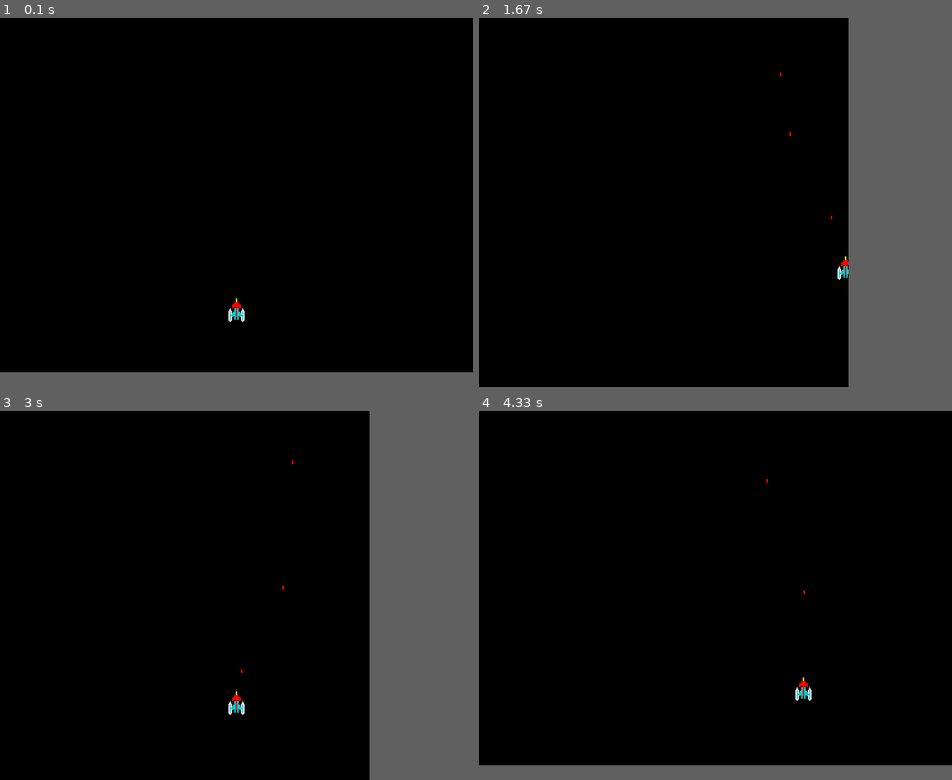
Above: before the commit, frames 1-4 (two rows, left to right).
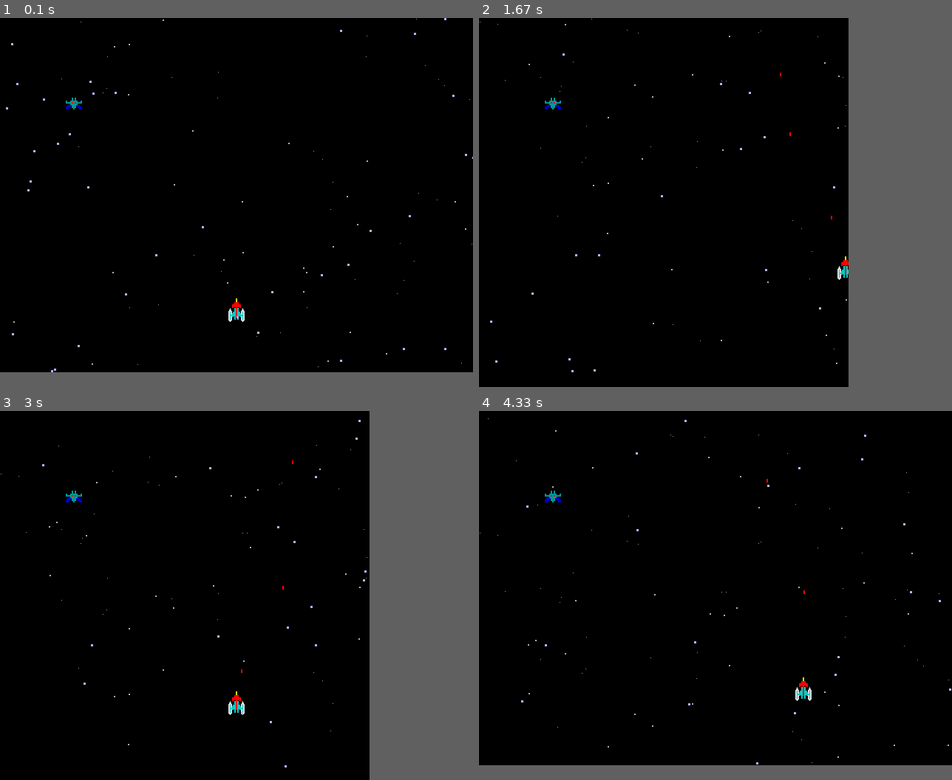
Above: after the commit, the same moments.

Repository: mefisher95/EncirlceFall2021-pygame-project
Game: pygame game, started from src/main.py
The game is run twice, just before and just after one commit, with the same random seed, the same clock (stepped at 60 frames per second) and the same inputs.
Inputs:
- Up to frame 1 (0.1 s): no input
- Up to frame 2 (1.67 s): hold D 0.33-0.8 s; hold W 0.83-1.13 s; tap Space at 0.9, 1.23, 1.53 s; tap Shift at 0.98 s; hold D 1.17-1.63 s
- Up to frame 3 (3 s): hold A 1.67-2.2 s; tap Space at 1.73, 2.03, 2.3, 2.63, 2.93 s; hold S 2.23-2.53 s; tap Shift at 2.38 s; hold A 2.57-2.97 s
- Up to frame 4 (4.33 s): hold W 3-3.37 s; tap Space at 3.07, 3.47, 3.77, 4.13 s; hold D 3.4-4.03 s; tap Shift at 3.55 s; hold S from 4.07 s (still down); tap Right Shift at 4.22 s

The runs differ from the first frame. In frame 1, 0.2% of the frame differs, in the area x 1-100%, y 0-96%; in frame 2, 0.1%; in frame 3, 0.2%; in frame 4, 0.2%.

Commit message:
pushing old changes

Diff:
--- /dev/null
+++ b/src/AlienBaseObject.py
@@ -0,0 +1,15 @@
+from BaseObject import BaseObject
+from Surface import Surface
+
+class AlienBaseObject(BaseObject):
+    def __init__(self, surface: Surface, x: float, y: float) -> None:
+        super().__init__(surface, x, y)
+
+        self.image = None
+        self.rect = None
+        self.speed = 0
+        self.alive = False
+
+    def move(self): pass
+    def attack(self): pass
+    def draw(self): pass
--- /dev/null
+++ b/src/AquaAlien.py
@@ -0,0 +1,23 @@
+from AlienBaseObject import AlienBaseObject
+from Surface import Surface
+import pygame
+
+
+class AquaAlien(AlienBaseObject):
+    def __init__(self, surface: Surface, x: float, y: float) -> None:
+        super().__init__(surface, x, y)
+
+        self.image = pygame.image.load('./../images/GalaxianAquaAlien.gif')
+        self.rect = self.image.get_rect()
+        self.rect.x = x - self.rect.w / 2
+        self.rect.y = y
+        self.x = self.rect.x
+
+        self.speed = 2.14
+
+    def draw(self):
+        self.surface.surface().blit(self.image, self.rect)
+
+    def attack(self): pass
+
+    def move(self): pass
--- a/src/Player.py
+++ b/src/Player.py
@@ -27,6 +27,32 @@
         return Laser(self.surface, laser_x, laser_y)
 
 
+    def down_y(self):
+        if self.rect.y + self.rect.h >= height - 50:
+            self.y = height - self.rect.h - 50
+        else:
+            self.y += self.speed
+
+    def up_y(self):
+        if self.rect.y <= height / 2:
+            self.y = height / 2
+        else:
+            self.y -= self.speed
+
+    def left_x(self):
+        print(self.x, self.rect.x)
+        if self.x <= 10:
+            self.x = 10
+        else:
+            self.x -= self.speed
+
+    def right_x(self):
+        if self.rect.x + self.rect.w >= width - 10:
+            self.x = width - self.rect.w - 10
+        else:
+            self.x += self.speed
+
+
     def move(self):
         keys = pygame.key.get_pressed()
 
@@ -34,15 +60,27 @@
         dictionary['a']
         # print(keys)
 
-        if keys[pygame.K_w] and keys[pygame.K_a]: x, y = -1, -1
-        elif keys[pygame.K_w] and keys[pygame.K_d]: x, y =  1, -1
-        elif keys[pygame.K_s] and keys[pygame.K_a]: x, y = -1, 1
-        elif keys[pygame.K_s] and keys[pygame.K_d]: x, y = 1, 1
-        elif keys[pygame.K_w]: x, y = 0, -1
-        elif keys[pygame.K_a]: x, y = -1, 0
-        elif keys[pygame.K_s]: x, y = 0, 1
-        elif keys[pygame.K_d]: x, y = 1, 0
+        if keys[pygame.K_w] and keys[pygame.K_a]:
+            self.up_y()
+            self.left_x()
+        elif keys[pygame.K_w] and keys[pygame.K_d]:
+            self.up_y()
+            self.right_x()
+        elif keys[pygame.K_s] and keys[pygame.K_a]:
+            self.left_x()
+            self.down_y()
+        elif keys[pygame.K_s] and keys[pygame.K_d]:
+            self.down_y()
+            self.right_x()
+        elif keys[pygame.K_w]:
+            self.up_y()
+        elif keys[pygame.K_a]:
+            self.left_x()
+        elif keys[pygame.K_s]:
+            self.down_y()
+        elif keys[pygame.K_d]:
+            self.right_x()
         else: return
 
-        self.x += x * self.speed; self.y += y * self.speed
-        self.rect.x, self.rect.y = self.x, self.y
+        self.rect.x = self.x
+        self.rect.y = self.y
--- /dev/null
+++ b/src/Stars.py
@@ -0,0 +1,73 @@
+import pygame
+from random import randint
+
+from BaseObject import BaseObject
+from Surface import Surface
+from consants import *
+
+class Star(BaseObject):
+    def __init__(self, surface: Surface, x: float = 0, y: float = 0) -> None:
+        super().__init__(surface, x, y)
+
+        self.size = randint(1, 3)
+        self.x = randint(0, width)
+        self.y = randint(0, height)
+
+        self.rect = pygame.Rect(self.x, self.y, self.size, self.size)
+
+        if self.size == 1:
+            self.color = (150, 150, 150)
+            self.speed = 1
+
+        if self.size == 2:
+            self.color = (175, 175, 175)
+            self.speed = 2
+
+        if self.size == 3:
+            self.color = (180, 180, 255)
+            self.speed = 4
+
+        return None
+
+    def move(self):
+        self.y += self.speed
+
+        if self.y > height:
+            self.size = randint(1, 3)
+
+            self.y = 0
+            self.x = randint(0, width)
+
+            self.rect = pygame.Rect(self.x, self.y, self.size, self.size)
+
+            if self.size == 1:
+                self.color = (150, 150, 150)
+                self.speed = 1
+
+            if self.size == 2:
+                self.color = (175, 175, 175)
+                self.speed = 2
+
+            if self.size == 3:
+                self.color = (180, 180, 255)
+                self.speed = 4
+
+        self.rect.y = self.y
+        self.rect.x = self.x
+
+    def draw(self):
+        pygame.draw.rect(self.surface.surface(), self.color, self.rect)
+
+
+class Stars:
+    def __init__(self, surface) -> None:
+        self.stars = [ Star(surface) for i in range(100) ]
+        return None
+
+    def move(self):
+        for star in self.stars: star.move()
+
+    def draw(self):
+        for star in self.stars: star.draw()
+
+    def __len__(self): return len(self.stars)
--- a/src/main.py
+++ b/src/main.py
@@ -1,12 +1,15 @@
 import pygame, sys
 from random import randint
 from pygame import constants
+from AquaAlien import AquaAlien
 
 from BaseObject import BaseObject
 from Laser import Laser, Lasers
 import consants, colors
 from Surface import Surface
 from Player import Player
+from Stars import Star, Stars
+from AlienBaseObject import AlienBaseObject
 
 
 def main():
@@ -15,6 +18,11 @@
 
     player = Player(surface)
     lasers = Lasers()
+
+    alien = AquaAlien(surface, 100, 100)
+    stars = Stars(surface)
+
+    worldObj = [player, alien, lasers, stars]
 
     while True:
         ### Event Handling ###
@@ -30,14 +38,19 @@
 
 
 
-        player.move()
-        lasers.move()
+        # player.move()
+        # alien.move()
+        # lasers.move()
+        # stars.move()
+
+        for items in worldObj:
+            items.move()
         # for laser in lasers: #### handle group movement
         #     laser.move()
         ### object handling
 
         ### surface handling
-        surface.draw([player] + [lasers]) # handle batch drawing
+        surface.draw(worldObj) # handle batch drawing
 
 
 if __name__ == "__main__": main()
